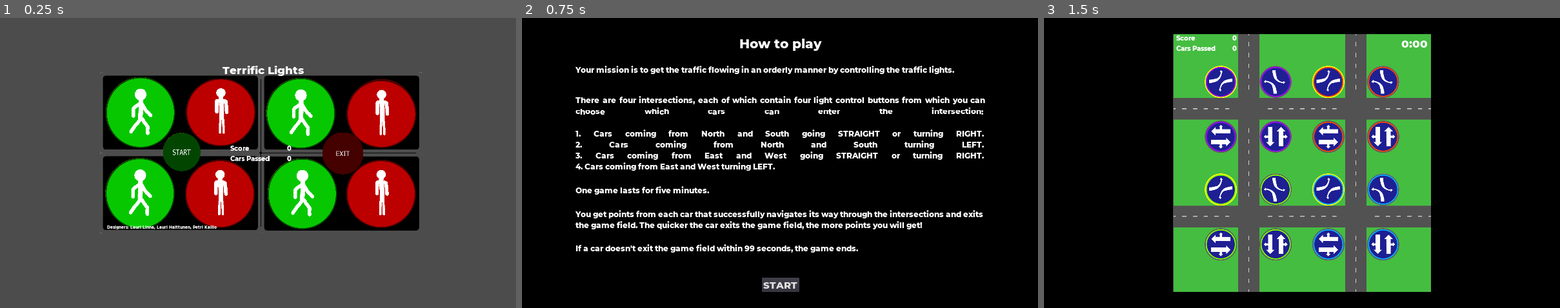
Above: before the commit, frames 1-3 (left to right).
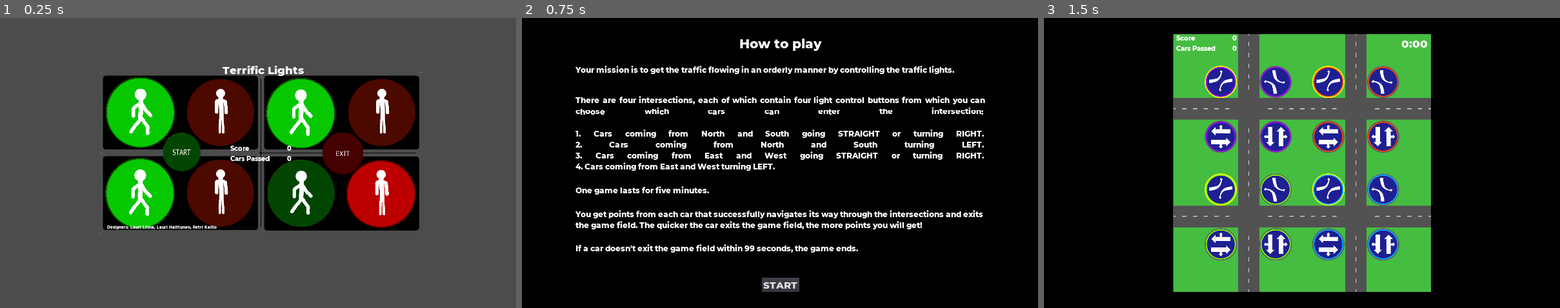
Above: after the commit, the same moments.

Repository: nicohi/terrific-lights-multiplayer
Game: Godot game, scene res://MainMenuMulti.tscn
Same seed, same stepped clock (60 frames per second), same inputs: the game is played once before the commit and once after it. This scene is started directly instead of the project's main scene. Sound files missing from this copy of the repository are replaced by a short silence.
Inputs (mouse positions are in pixels of both pictures, inside the frame that each line leads up to):
- Up to frame 1 (0.25 s): no input
- Up to frame 2 (0.75 s): click (702, 154) at 0.52 s
- Up to frame 3 (1.5 s): click "START" at 1.25 s

The runs differ from the first frame. In frame 1, 9.2% of the frame differs, in the area x 35-81%, y 20-73%; in frame 2, nothing differs; in frame 3, nothing differs.

Commit message:
Multimenu lights attached to variable

Diff:
--- /dev/null
+++ b/FirstPlayer.gd
@@ -0,0 +1,16 @@
+extends Node2D
+
+
+# Declare member variables here. Examples:
+# var a = 2
+# var b = "text"
+var players = 1
+
+# Called when the node enters the scene tree for the first time.
+func _ready():
+
+
+
+# Called every frame. 'delta' is the elapsed time since the previous frame.
+#func _process(delta):
+#	pass
--- a/MainMenu/MainMenu.tscn
+++ b/MainMenu/MainMenu.tscn
@@ -43,9 +43,6 @@
 autoplay = true
 
 [editable path="MainMenuEasy"]
-
 [editable path="MainMenuEasy/StartButton"]
-
 [editable path="MainMenuEasy/DifficultyButton"]
-
 [editable path="MainMenuEasy/ExitButton"]
--- a/MainMenuHard.gd
+++ b/MainMenuHard.gd
@@ -6,10 +6,25 @@
 onready var difficulty = $DifficultyButton
 onready var exit = $ExitButton
 
+onready var standing1 = $FirstPlayer/Standing
+onready var walking1 = $FirstPlayer/Walking
+
+onready var standing2 = $FirstPlayer2/Standing
+onready var walking2 = $FirstPlayer2/Walking
+
+onready var standing3 = $FirstPlayer3/Standing
+onready var walking3 = $FirstPlayer3/Walking
+
+onready var standing4 = $FirstPlayer4/Standing
+onready var walking4 = $FirstPlayer4/Walking
+
+var players = 3
+
 func _ready():
 	start.connect("button_pressed", self, "_on_StartButton_pressed")
 	difficulty.connect("button_pressed", self, "_on_DiffButton_pressed")
 	exit.connect("button_pressed", self, "_on_ExitButton_pressed")
+	changeVisibility(players)
 
 func _on_ExitButton_pressed():
 	get_tree().quit()
@@ -20,3 +35,43 @@
 func _on_StartButton_pressed():
 	EngineConfig.car_engines_on = 0
 	get_tree().change_scene("res://Map/MapMulti.tscn")
+
+
+#func _on_Standing_visibility_changed():
+func changeVisibility(players):
+	if players == 1:
+		walking1.visible = 1
+		standing1.visible = 0
+		walking2.visible = 0
+		standing2.visible = 1
+		walking3.visible = 0
+		standing3.visible = 1
+		walking4.visible = 0
+		standing4.visible = 1
+	elif players == 2:
+		walking1.visible = 1
+		standing1.visible = 0
+		walking2.visible = 1
+		standing2.visible = 0
+		walking3.visible = 0
+		standing3.visible = 1
+		walking4.visible = 0
+		standing4.visible = 1
+	elif players == 3:
+		walking1.visible = 1
+		standing1.visible = 0
+		walking2.visible = 1
+		standing2.visible = 0
+		walking3.visible = 1
+		standing3.visible = 0
+		walking4.visible = 0
+		standing4.visible = 1
+	elif players == 4:
+		walking1.visible = 1
+		standing1.visible = 0
+		walking2.visible = 1
+		standing2.visible = 0
+		walking3.visible = 1
+		standing3.visible = 0
+		walking4.visible = 1
+		standing4.visible = 0
--- a/MainMenuMulti.tscn
+++ b/MainMenuMulti.tscn
@@ -20,13 +20,13 @@
 
 [node name="FirstPlayer" type="Node2D" parent="."]
 
-[node name="Standing" type="Sprite" parent="FirstPlayer"]
+[node name="Walking" type="Sprite" parent="FirstPlayer"]
 position = Vector2( 522.909, 352.102 )
 scale = Vector2( 0.860158, 0.880135 )
 texture = ExtResource( 9 )
 hframes = 2
 
-[node name="Walking" type="Sprite" parent="FirstPlayer"]
+[node name="Standing" type="Sprite" parent="FirstPlayer"]
 position = Vector2( 821.821, 351.353 )
 scale = Vector2( 0.865152, 0.845175 )
 texture = ExtResource( 7 )
@@ -34,13 +34,13 @@
 
 [node name="FirstPlayer2" type="Node2D" parent="."]
 
-[node name="Standing" type="Sprite" parent="FirstPlayer2"]
+[node name="Walking" type="Sprite" parent="FirstPlayer2"]
 position = Vector2( 1119.24, 355.099 )
 scale = Vector2( 0.860158, 0.880135 )
 texture = ExtResource( 9 )
 hframes = 2
 
-[node name="Walking" type="Sprite" parent="FirstPlayer2"]
+[node name="Standing" type="Sprite" parent="FirstPlayer2"]
 position = Vector2( 1419.65, 357.346 )
 scale = Vector2( 0.865152, 0.845175 )
 texture = ExtResource( 7 )
@@ -48,13 +48,13 @@
 
 [node name="FirstPlayer3" type="Node2D" parent="."]
 
-[node name="Standing" type="Sprite" parent="FirstPlayer3"]
+[node name="Walking" type="Sprite" parent="FirstPlayer3"]
 position = Vector2( 521.411, 653.262 )
 scale = Vector2( 0.860158, 0.880135 )
 texture = ExtResource( 9 )
 hframes = 2
 
-[node name="Walking" type="Sprite" parent="FirstPlayer3"]
+[node name="Standing" type="Sprite" parent="FirstPlayer3"]
 position = Vector2( 818.825, 655.51 )
 scale = Vector2( 0.865152, 0.845175 )
 texture = ExtResource( 7 )
@@ -62,13 +62,13 @@
 
 [node name="FirstPlayer4" type="Node2D" parent="."]
 
-[node name="Standing" type="Sprite" parent="FirstPlayer4"]
+[node name="Walking" type="Sprite" parent="FirstPlayer4"]
 position = Vector2( 1125.23, 654.76 )
 scale = Vector2( 0.860158, 0.880135 )
 texture = ExtResource( 9 )
 hframes = 2
 
-[node name="Walking" type="Sprite" parent="FirstPlayer4"]
+[node name="Standing" type="Sprite" parent="FirstPlayer4"]
 position = Vector2( 1418.15, 655.509 )
 scale = Vector2( 0.865152, 0.845175 )
 texture = ExtResource( 7 )
@@ -99,7 +99,7 @@
 
 [node name="Sprite" parent="DifficultyButton/Button" index="0"]
 position = Vector2( 7.93799, 8.34796 )
-scale = Vector2( 1.21824e-10, 0.0133331 )
+scale = Vector2( 1e-05, 0.0133331 )
 texture = ExtResource( 3 )
 
 [node name="ExitButton" parent="." instance=ExtResource( 5 )]
@@ -136,8 +136,8 @@
 margin_right = 1071.05
 margin_bottom = 516.804
 
+[connection signal="visibility_changed" from="FirstPlayer/Walking" to="." method="_on_Standing_visibility_changed"]
+
 [editable path="StartButton"]
-
 [editable path="DifficultyButton"]
-
 [editable path="ExitButton"]
--- /dev/null
+++ b/Standing.gd
@@ -0,0 +1,17 @@
+extends Sprite
+
+
+# Declare member variables here. Examples:
+# var a = 2
+# var b = "text"
+var players = 1
+# Called when the node enters the scene tree for the first time.
+func _ready():
+	pass # Replace with function body.
+
+
+
+
+# Called every frame. 'delta' is the elapsed time since the previous frame.
+#func _process(delta):
+#	pass
